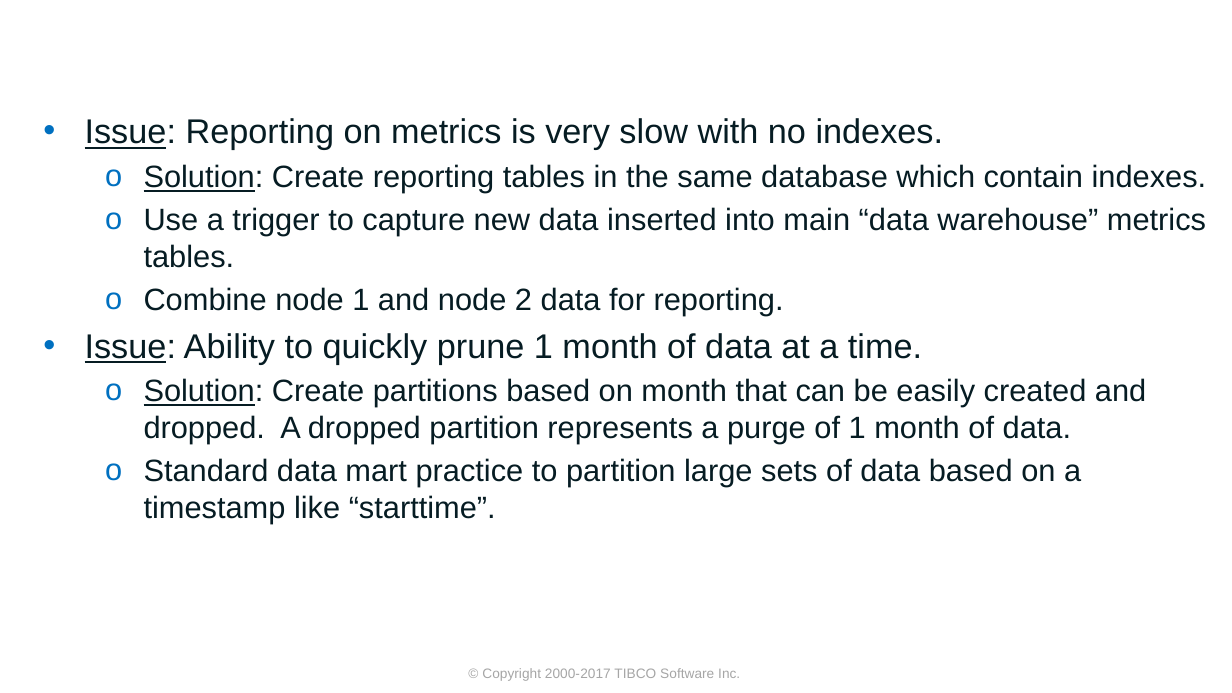
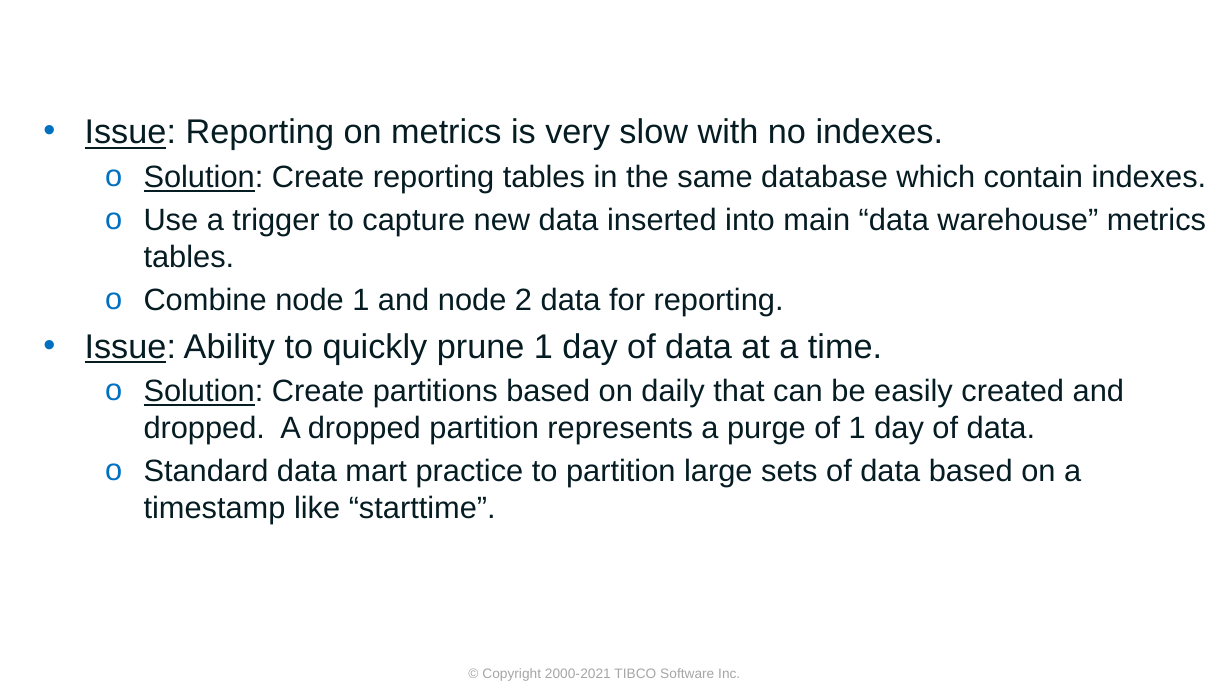
Before and after one commit to TIBCOSoftware/ASAssets_KPI, a slide deck: slide 14 of DocumentationSource/2021Q301/KPI Metrics Overview.pptx. Drawn at 1232x693 pixels with LibreOffice and Linux fonts; fonts in the diff are those of the drawing; background and template pictures are left out. Boxes give left, top, right and bottom in pixels: in the first picture for what was removed or moved away, otherwise in the second. Text is boxed around its words. In the diff, an @@ line names an element or a change of style, - is before the commit and + after.

```diff
--- a/DocumentationSource/2021Q301/KPI Metrics Overview.pptx
+++ b/DocumentationSource/2021Q301/KPI Metrics Overview.pptx
@@ text at box(85, 333, 1124, 444): text changed @@
-• Issue: Ability to quickly prune 1 month of data at a time.
-  o Solution: Create partitions based on month that can be easily created and dropped. A dropped partition represents a purge of 1 month of data.
+• Issue: Ability to quickly prune 1 day of data at a time.
+  o Solution: Create partitions based on daily that can be easily created and dropped. A dropped partition represents a purge of 1 day of data.
@@ text at box(482, 668, 740, 681): text changed @@
-© Copyright 2000-2017 TIBCO Software Inc.
+© Copyright 2000-2021 TIBCO Software Inc.
```
Also in this commit, not shown: 18 other slides changed, 1 slide removed, 3 other files.
